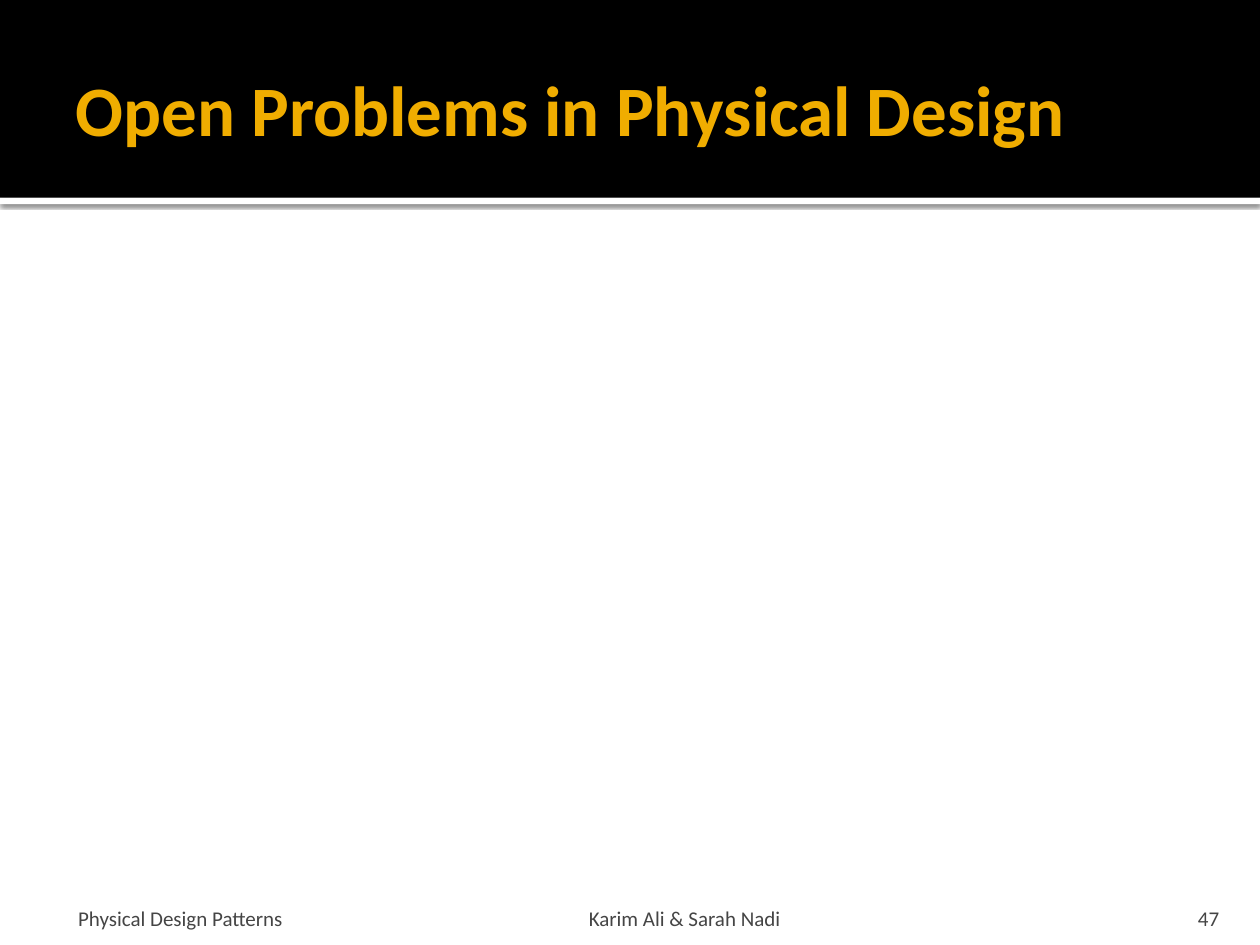
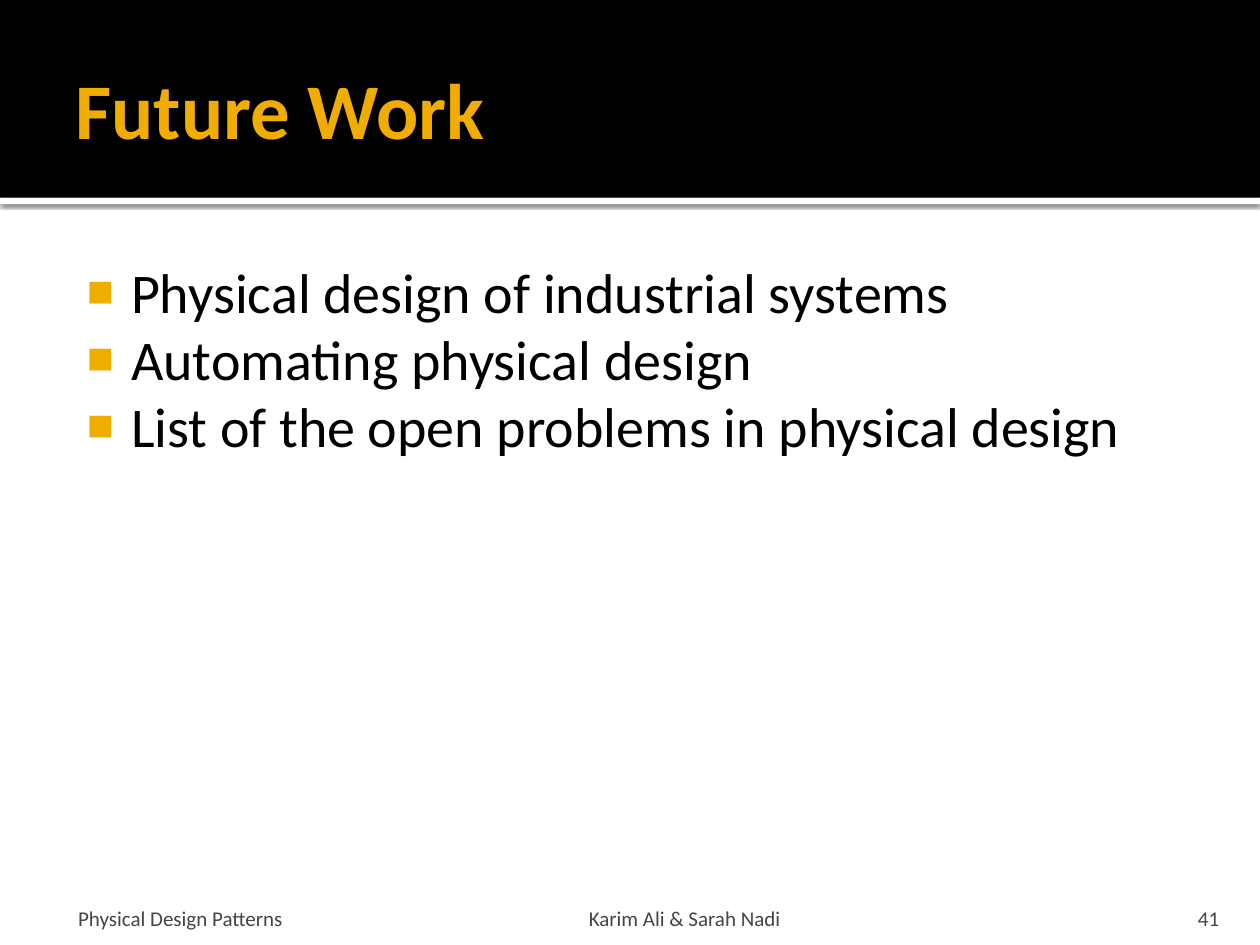
Before and after one commit to snadi/cs848-db, a slide deck: slide 41 of cs848-db/PhysDesignPres.pptx (slide 47 before the commit). Drawn at 1260x945 pixels with LibreOffice and Linux fonts; fonts in the diff are those of the drawing. Boxes give left, top, right and bottom in pixels: in the first picture for what was removed or moved away, otherwise in the second. Text is boxed around its words. In the diff, an @@ line names an element or a change of style, - is before the commit and + after.

```diff
--- a/cs848-db/PhysDesignPres.pptx
+++ b/cs848-db/PhysDesignPres.pptx
@@ title at (x1=76, y1=83, x2=484, y2=140): text changed; size 40.5 to 45 pt @@
-Open Problems in Physical Design
+Future Work
@@ text added at (x1=131, y1=274, x2=1120, y2=457), 32 pt, text #000000 @@
+■ Physical design of industrial systems
+■ Automating physical design
+■ List of the open problems in physical design
@@ page number at (x1=1198, y1=912, x2=1219, y2=926): text changed @@
-47
+41
```
Also in this commit, not shown: 38 other slides changed, 1 slide added, 8 slides removed.
